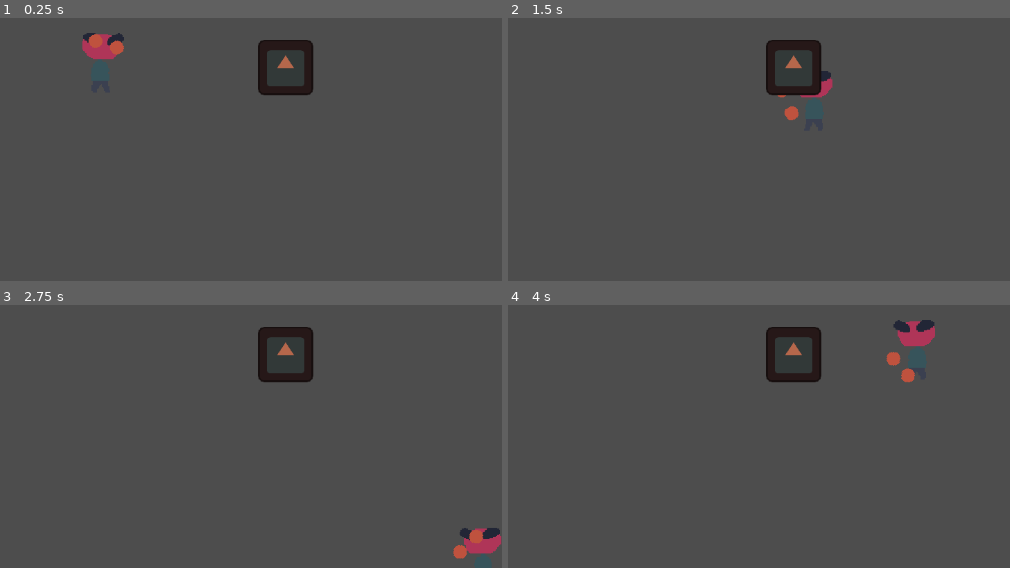
Above: before the commit, frames 1-4 (two rows, left to right).
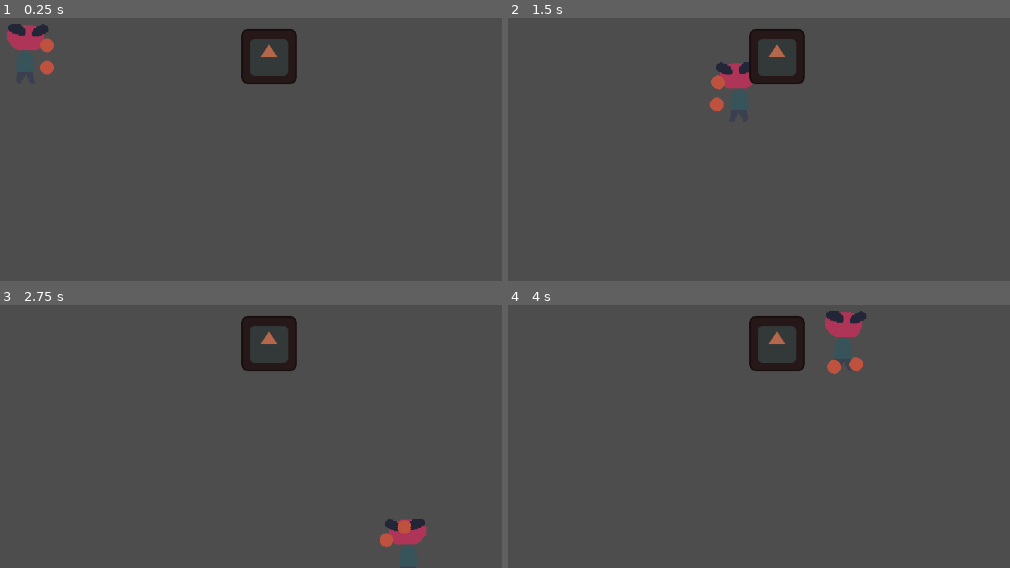
Above: after the commit, the same moments.

Repository: artemvandalovski/Salty-John
Game: Godot game, scene res://levels/Office.tscn
Same seed, same stepped clock (60 frames per second), same inputs: the game is played once before the commit and once after it. The engine's default icon, where the game draws it, is replaced by a stand-in: a white triangle on a blue panel in a dark square.
Inputs (mouse positions are in pixels of both pictures, inside the frame that each line leads up to):
- Up to frame 1 (0.25 s): no input
- Up to frame 2 (1.5 s): tap Enter at 0.5 s; move the mouse to (784, 33) at 0.52 s; hold D (right) 0.53-1.28 s; click (784, 33) at 0.6 s; move the mouse to (outside the picture) at 1.27 s; hold S (down) from 1.28 s (still down); right-click (outside the picture) at 1.35 s
- Up to frame 3 (2.75 s): move the mouse to (outside the picture) at 2.02 s; release S (down) at 2.03 s; hold D (right) from 2.03 s (still down); click (outside the picture) at 2.1 s
- Up to frame 4 (4 s): move the mouse to (568, 433) at 2.77 s; release D (right) at 2.78 s; hold W (up) 2.78-3.53 s; right-click (568, 433) at 2.85 s; move the mouse to (849, 410) at 3.52 s; hold A (left) from 3.53 s (still down); click (849, 410) at 3.6 s

The runs differ from the first frame. In frame 1, 4.4% of the frame differs, in the area x 1-63%, y 2-30%; in frame 2, 4.0%; in frame 3, 4.4%; in frame 4, 4.6%, in the area x 48-86%, y 2-30%.
Error after the commit: Parse Error: Identifier "collision" not declared in the current scope. (res://player/fists/Fists.gd:46)

Commit message:
fixed hit collision

Diff:
--- a/common/damage/Hitbox.gd
+++ b/common/damage/Hitbox.gd
@@ -5,7 +5,6 @@
 """
 
 @export var damage := 1
-@export var enabled = true
 
 
 func _ready():
--- a/common/damage/Hurtbox.gd
+++ b/common/damage/Hurtbox.gd
@@ -12,7 +12,7 @@
 	collision_mask = 4
 
 func _on_area_entered(hitbox: Hitbox):
-	if hitbox == null or !hitbox.enabled:
+	if hitbox == null:
 		return
 
 	if owner.has_method("take_damage"):
--- a/levels/Office.tscn
+++ b/levels/Office.tscn
@@ -13,7 +13,7 @@
 [node name="CanvasLayer" type="CanvasLayer" parent="."]
 
 [node name="John" parent="." instance=ExtResource("1_dk4bx")]
-position = Vector2(-4, 5)
+position = Vector2(-112, -8)
 
 [node name="Dummy" parent="." instance=ExtResource("2_yd8qp")]
-position = Vector2(264, 16)
+position = Vector2(240, 0)
--- a/player/fists/Fists.gd
+++ b/player/fists/Fists.gd
@@ -43,7 +43,12 @@
 	return max(charge - CHARGE_RATE * delta, MAX_CHARGE)
 
 func punch(fist: Area2D, charge: float):
-	fist.enabled = true
+	if collision == null: return
+	collision.disabled = false
+
 	var punch_tween = create_tween().set_trans(Tween.TRANS_QUINT).set_ease(Tween.EASE_OUT)
 	punch_tween.tween_property(fist, 'position:x', charge + PUNCH_DEPTH, 0.1)
 	punch_tween.tween_property(fist, 'position:x', 0, COOLDOWN)
+
+	await punch_tween.finished
+	collision.disabled = true
--- a/player/fists/Fists.tscn
+++ b/player/fists/Fists.tscn
@@ -14,21 +14,21 @@
 [node name="LeftFist" type="Area2D" parent="."]
 position = Vector2(0, -16)
 script = ExtResource("3_h3f6g")
-enabled = false
 
 [node name="Sprite" type="Sprite2D" parent="LeftFist"]
 texture = ExtResource("2_v5aav")
 
 [node name="CollisionShape2D" type="CollisionShape2D" parent="LeftFist"]
 shape = SubResource("CircleShape2D_m70bk")
+disabled = true
 
 [node name="RightFist" type="Area2D" parent="."]
 position = Vector2(0, 16)
 script = ExtResource("3_h3f6g")
-enabled = false
 
 [node name="Sprite" type="Sprite2D" parent="RightFist"]
 texture = ExtResource("2_v5aav")
 
 [node name="CollisionShape2D" type="CollisionShape2D" parent="RightFist"]
 shape = SubResource("CircleShape2D_1bpkb")
+disabled = true
